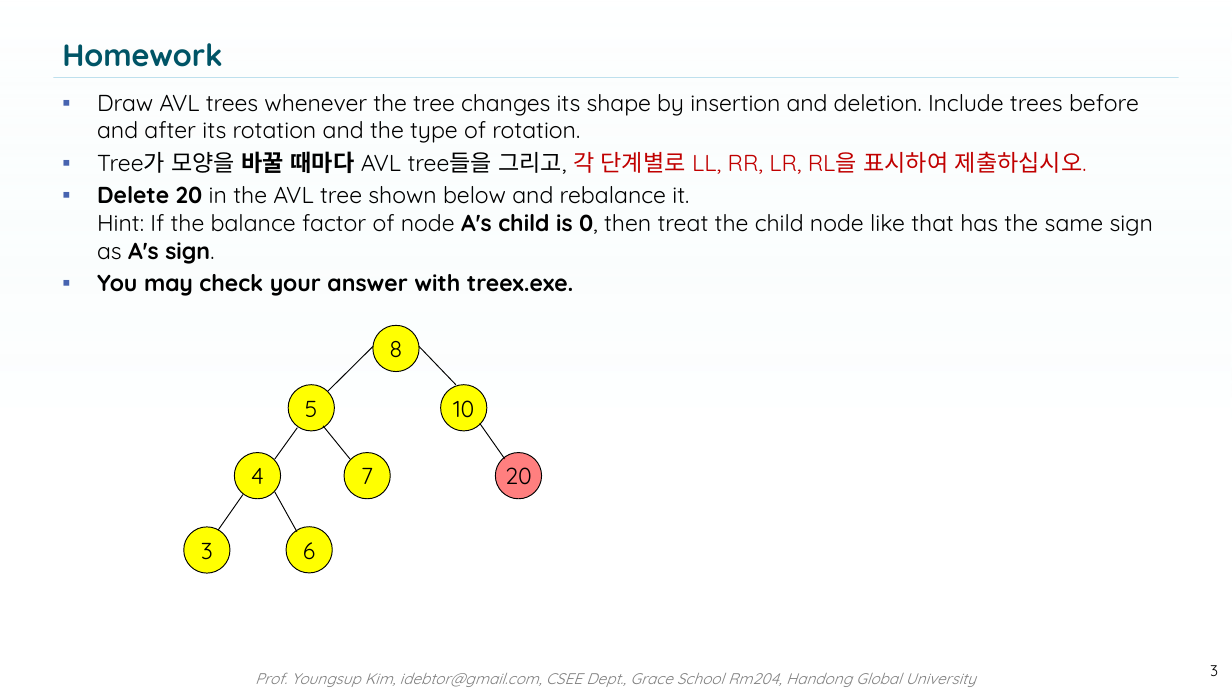
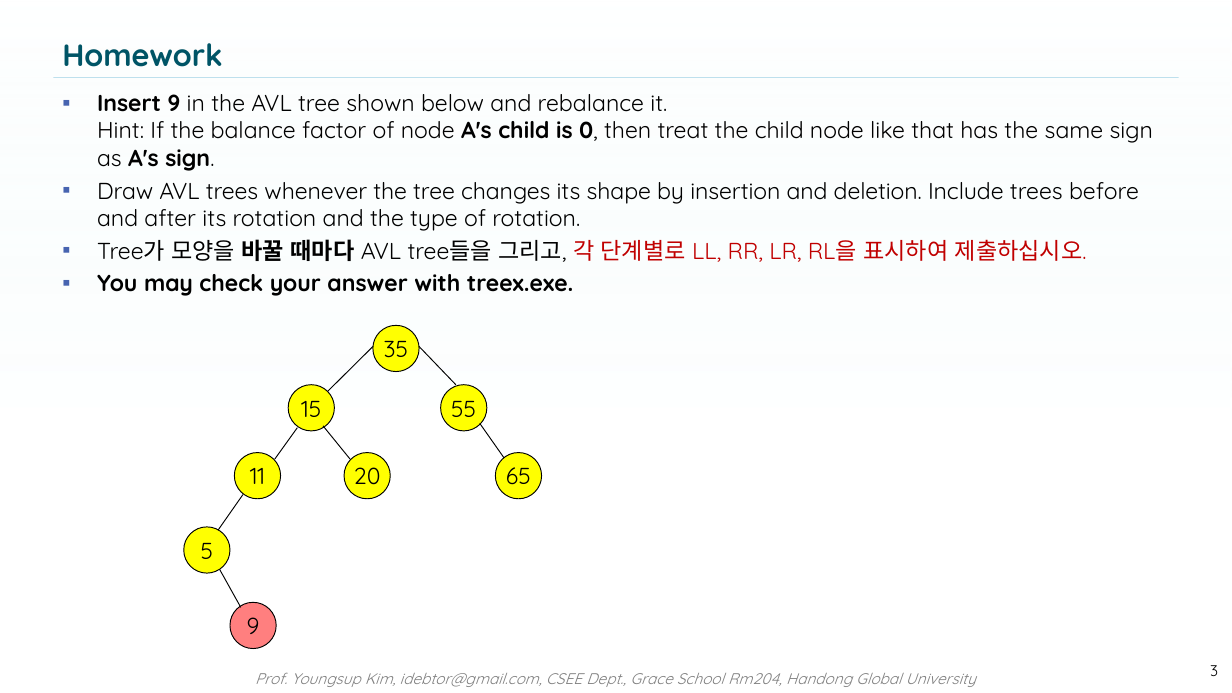
Before and after one commit to idebtor/nowic, a slide deck: slide 3 of ppts/05-3.1_AVLTreeQuiz12.pptx. Drawn at 1232x693 pixels with LibreOffice and Linux fonts; fonts in the diff are those of the drawing; background and template pictures are left out. Boxes give left, top, right and bottom in pixels: in the first picture for what was removed or moved away, otherwise in the second. Text is boxed around its words. In the diff, an @@ line names an element or a change of style, - is before the commit and + after.

```diff
--- a/ppts/05-3.1_AVLTreeQuiz12.pptx
+++ b/ppts/05-3.1_AVLTreeQuiz12.pptx
@@ text at box(97, 94, 1153, 171): paragraph added @@
+▪ Insert 9 in the AVL tree shown below and rebalance it.
+  Hint: If the balance factor of node A's child is 0, then treat the child node like that has the same sign as A's sign.
@@ text at box(97, 186, 1153, 264): paragraph removed @@
-▪ Delete 20 in the AVL tree shown below and rebalance it.
-  Hint: If the balance factor of node A's child is 0, then treat the child node like that has the same sign as A's sign.
@@ text in freeform shape at box(384, 341, 409, 358): text changed @@
-8
+35
@@ text in freeform shape at box(301, 401, 321, 417): text changed @@
-5
+15
@@ text in freeform shape at box(451, 401, 476, 417): text changed @@
-10
+55
@@ text in freeform shape at box(250, 468, 265, 484): text changed @@
-4
+11
@@ freeform shape "20": place and size @@
-freeform shape "20" at box(495, 453, 542, 499)
+freeform shape "20" at box(344, 453, 390, 499)
@@ freeform shape "20" at box(344, 453, 390, 499): fill #FF0000 at 50% opacity to #FFFF00 @@
@@ freeform shape removed at box(344, 453, 390, 499) @@
-7
@@ freeform shape added at box(495, 453, 542, 499), fill #FFFF00, outline #010101 0.75 pt, 18 pt, text #000000 @@
+65
@@ text in freeform shape at box(201, 543, 214, 559): text changed @@
-3
+5
@@ freeform shape: place and size @@
-freeform shape at box(274, 492, 297, 531)
+freeform shape at box(219, 567, 241, 607)
@@ freeform shape "9": place and size @@
-freeform shape "9" at box(287, 527, 333, 573)
+freeform shape "9" at box(230, 603, 276, 649)
@@ freeform shape "9" at box(230, 603, 276, 649): fill #FFFF00 to #FF0000 at 50% opacity @@
@@ text in freeform shape at box(247, 617, 260, 634): text changed @@
-6
+9
```
